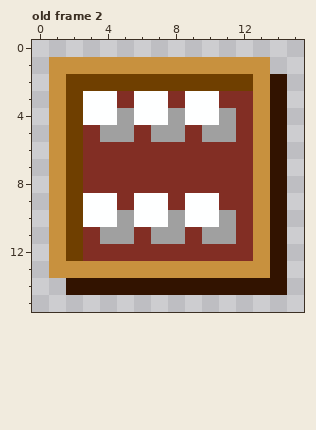
Pixel-art file, stored at assets/icons.ase. The first picture shows the starting point.
16x16 pixels, 4 frames. Shown: old frame 2.
The result:
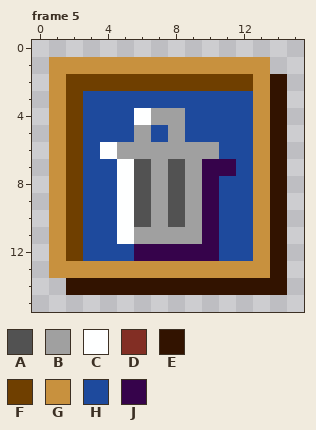
Palette (. is transparent): A #525252  B #a0a0a0  C #feffff  D #822e24  E #321300  F #6f3f00  G #c8913e  H #1e4a9d  J #36034b
A new or re-ordered frame is compared with the old frame closest to it.
The edit:
frames 4 -> 5
Frame 5 is new; against old frame 2:
y 3: x 3..12 CCDCCDCCDD -> HHHHHHHHHH
y 4: x 3..5 CCB -> HHH; x 7 C -> B; x 9..12 CCBD -> HHHH
y 5: x 3..7 DBBDB -> HHHBH; x 9..12 DBBD -> HHHH
y 6: x 3..12 DDDDDDDDDD -> HCBBBBBBHH
y 7: x 3..12 DDDDDDDDDD -> HHCABABJJH
y 8: x 3..12 DDDDDDDDDD -> HHCABABJHH
y 9: x 3..12 CCDCCDCCDD -> HHCABABJHH
y 10: x 3..12 CCBCCBCCBD -> HHCABABJHH
y 11: x 3..6 DBBD -> HHCB; x 9..12 DBBD -> BJHH
y 12: x 3..12 DDDDDDDDDD -> HHHJJJJJHH
